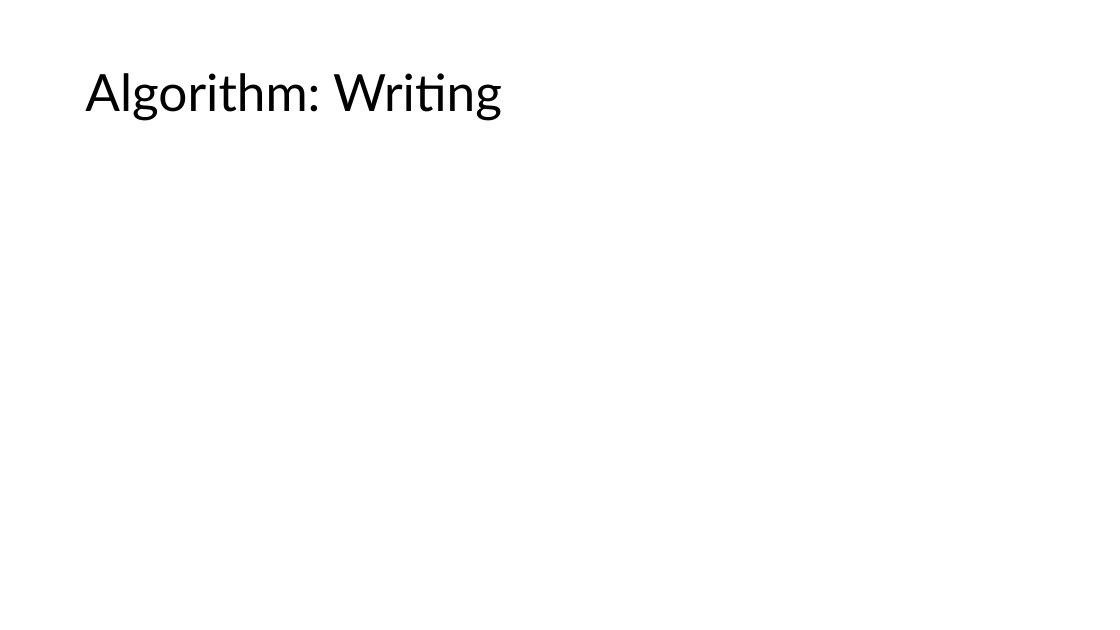
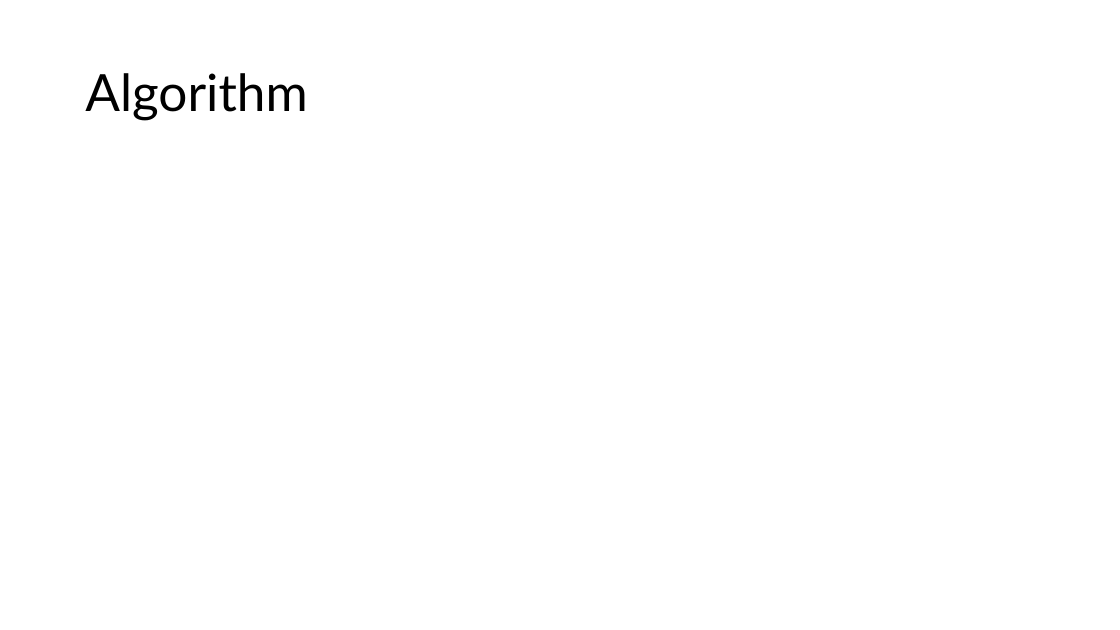
Before and after one commit to domin7k/samtesting, a slide deck: slide 26 of Faster_Sorting_of_Aligned_DNA_Read_Files.pptx (slide 16 before the commit). Drawn at 1120x630 pixels with LibreOffice and Linux fonts; fonts in the diff are those of the drawing. Boxes give left, top, right and bottom in pixels: in the first picture for what was removed or moved away, otherwise in the second. Text is boxed around its words. In the diff, an @@ line names an element or a change of style, - is before the commit and + after.

```diff
--- a/Faster_Sorting_of_Aligned_DNA_Read_Files.pptx
+++ b/Faster_Sorting_of_Aligned_DNA_Read_Files.pptx
@@ title at (85,73,307,120): text changed @@
-Algorithm: Writing
+Algorithm
```
Also in this commit, not shown: 4 other slides changed, 12 slides added, 2 slides removed.
